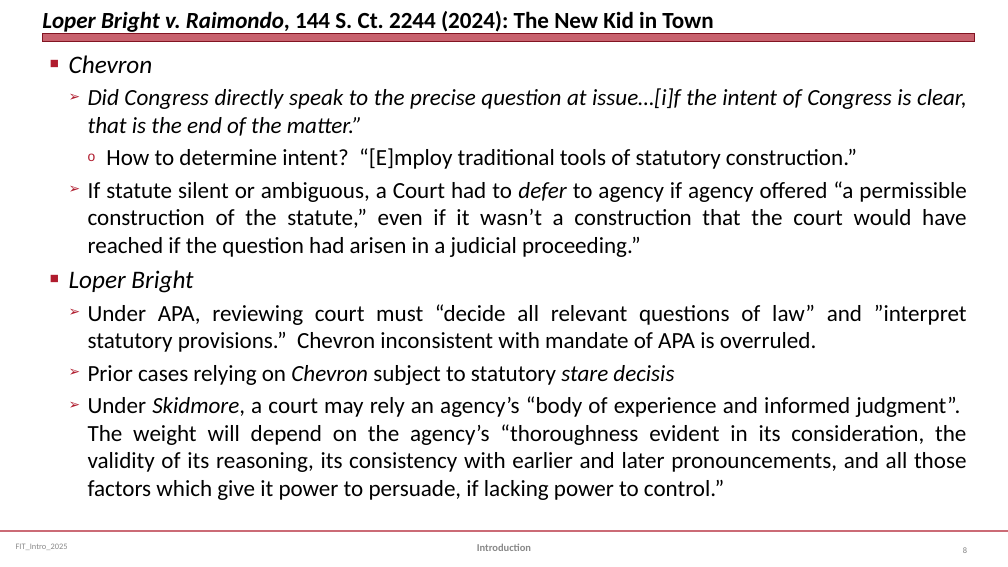
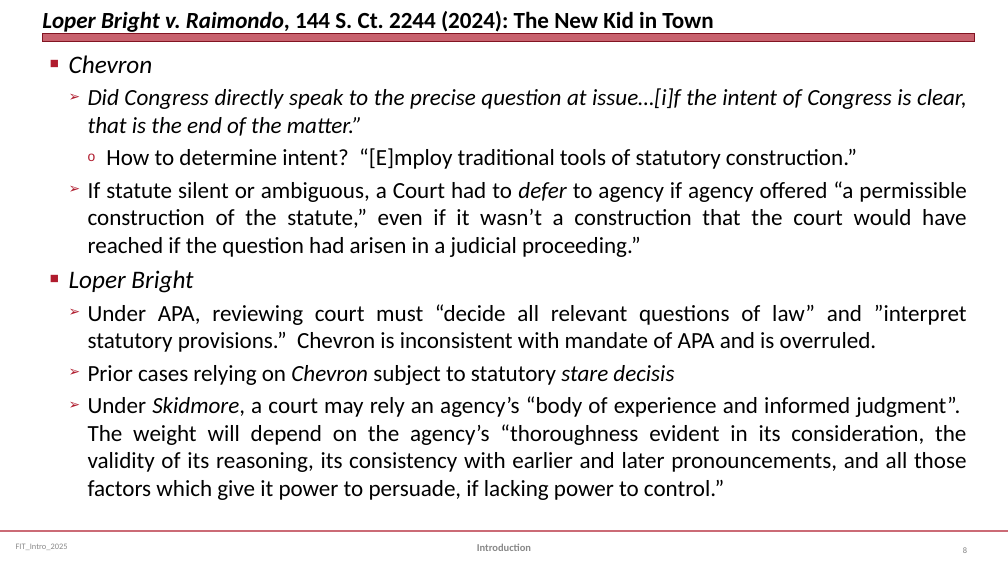
Before and after one commit to jmc877/Fed-Income-Tax, a slide deck: slide 8 of slides/FIT_Intro_2025S.pptx. Drawn at 1008x567 pixels with LibreOffice and Linux fonts; fonts in the diff are those of the drawing. Boxes give left, top, right and bottom in pixels: in the first picture for what was removed or moved away, otherwise in the second. Text is boxed around its words. In the diff, an @@ line names an element or a change of style, - is before the commit and + after.

```diff
--- a/slides/FIT_Intro_2025S.pptx
+++ b/slides/FIT_Intro_2025S.pptx
@@ text at [88, 304, 967, 352]: text changed @@
-  ➢ Under APA, reviewing court must “decide all relevant questions of law” and ”interpret statutory provisions.” Chevron inconsistent with mandate of APA is overruled.
+  ➢ Under APA, reviewing court must “decide all relevant questions of law” and ”interpret statutory provisions.” Chevron is inconsistent with mandate of APA and is overruled.
```
Also in this commit, not shown: 1 other slide changed, 3 other files.
